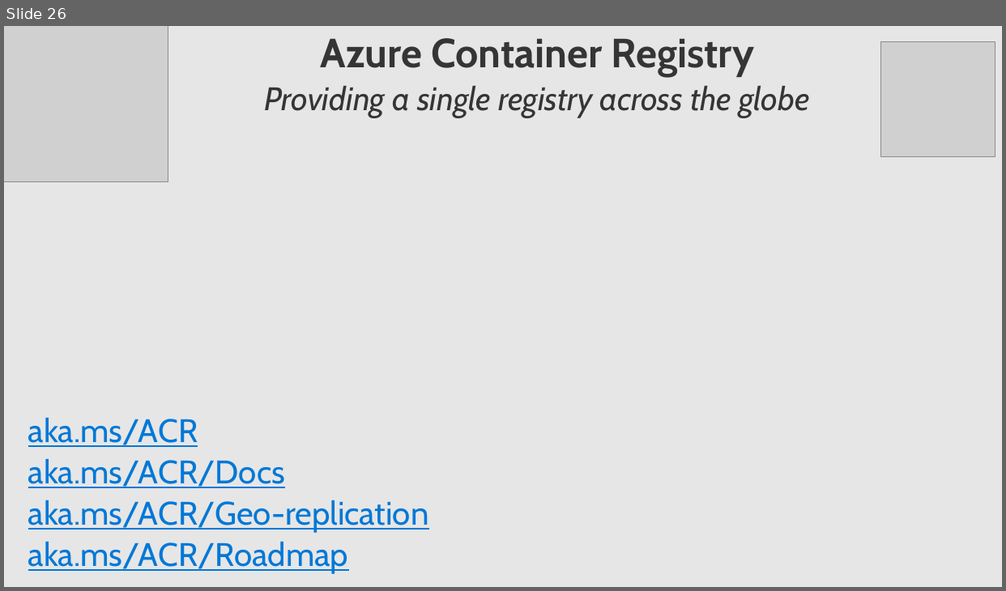
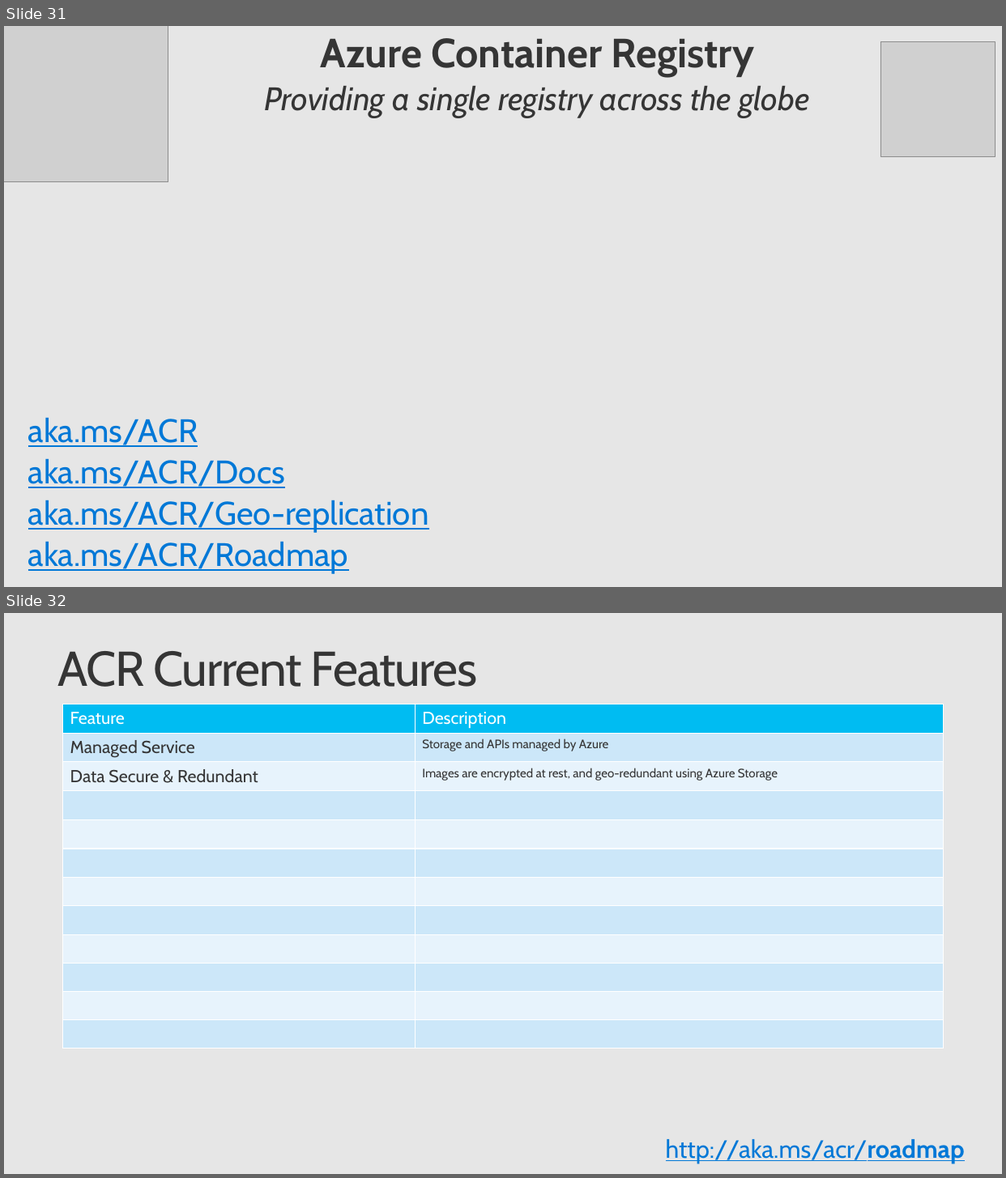
Before and after one commit to SteveLasker/Presentations, a slide deck: DockerGeneral/AzureContainersE2E.pptx. Shown one above the other, each under a label of ours: slide 26 before the commit, slides 31 and 32 after it. The pictures are 1006x591 and 1006x1178 pixels, drawn with LibreOffice and Linux fonts; fonts in the diff are those of the drawing; grey boxes stand for pictures; background and template pictures are left out. Boxes give left, top, right and bottom in pixels: in the first picture for what was removed or moved away, otherwise in the second. Text is boxed around its words. In the diff, an @@ line names an element or a change of style, - is before the commit and + after.

```diff
--- a/DockerGeneral/AzureContainersE2E.pptx
+++ b/DockerGeneral/AzureContainersE2E.pptx
@@ slide 32 added at box(4, 613, 1002, 1174), background #E6E6E6 @@
@@ title added at box(57, 651, 478, 687), 48 pt, text #353535 @@
+ACR Current Features
@@ table added at box(62, 704, 944, 1049), 12 rows, 2 columns @@
+Feature | Description
+Managed Service | Storage and APIs managed by Azure
+Data Secure & Redundant | Images are encrypted at rest, and geo-redundant using Azure Storage
+ | 
+ | 
+ | 
+ | 
+ | 
+ | 
+ | 
+ | 
+ | 
@@ text added at box(666, 1139, 965, 1164), 24.5 pt, text #0078D7, underline @@
+http://aka.ms/acr/roadmap
@@ what was slide 26 is now slide 31 @@
```
Also in this commit, not shown: 9 slides changed, 11 other slides added, 1 slide removed.
